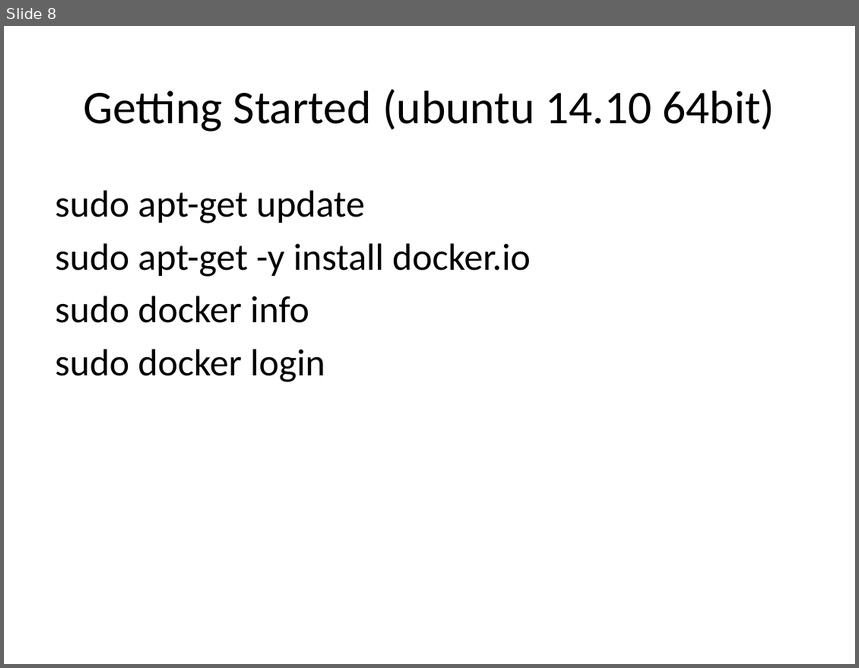
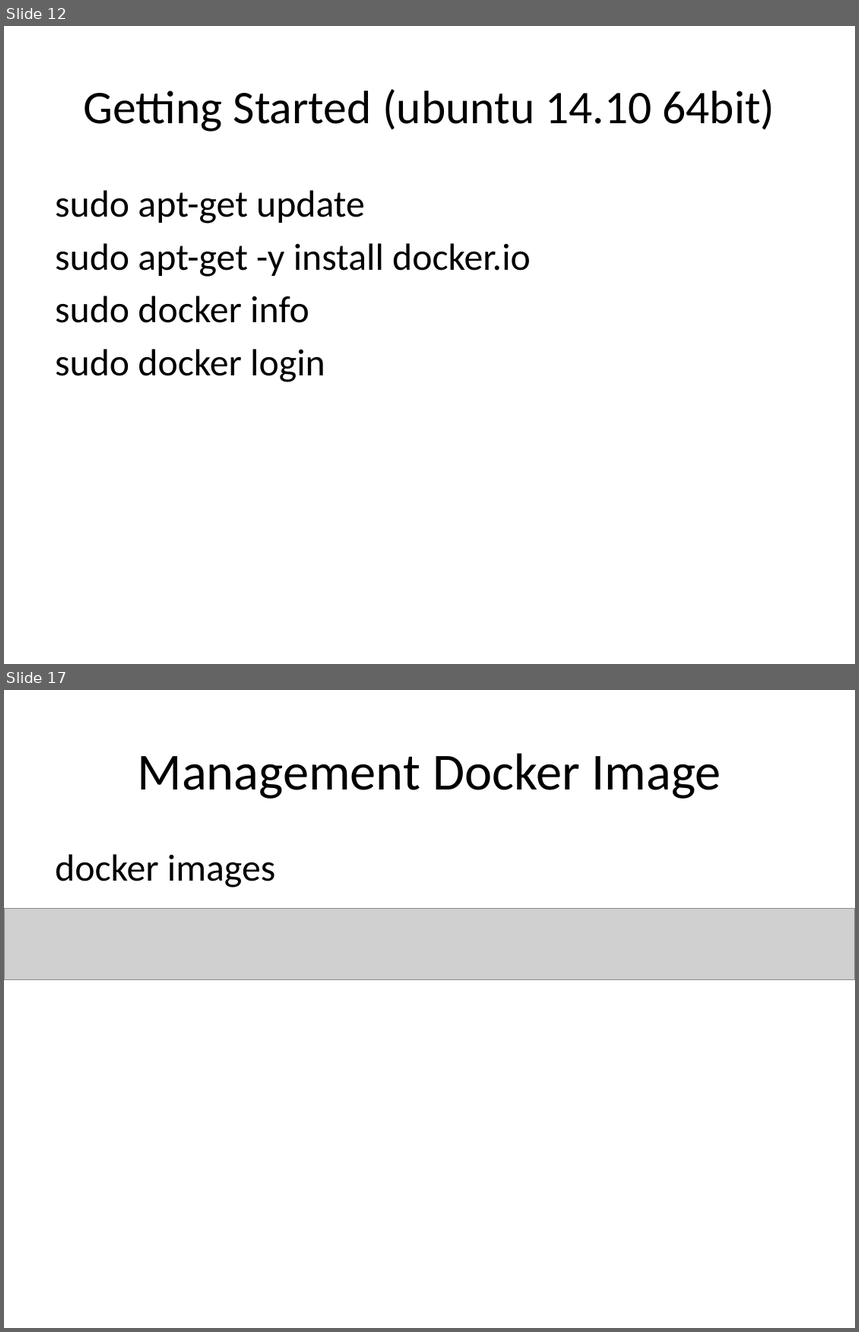
Before and after one commit to jerrywu2013/Docker, a slide deck: Docker.pptx. Shown one above the other, each under a label of ours: slide 8 before the commit, slides 12 and 17 after it; the slides between them are not shown. The pictures are 859x668 and 859x1332 pixels, drawn with LibreOffice and Linux fonts; fonts in the diff are those of the drawing; grey boxes stand for pictures; background and template pictures are left out. Boxes give left, top, right and bottom in pixels: in the first picture for what was removed or moved away, otherwise in the second. Text is boxed around its words. In the diff, an @@ line names an element or a change of style, - is before the commit and + after.

```diff
--- a/Docker.pptx
+++ b/Docker.pptx
@@ slide 17 added at box(4, 690, 855, 1328), background picture (left out) @@
@@ title added at box(138, 753, 721, 799), 44 pt, text #000000 @@
+Management Docker Image
@@ text added at box(55, 854, 275, 888), 32 pt, text #000000 @@
+docker images
@@ picture added at box(4, 909, 855, 980) @@
@@ what was slide 8 is now slide 12 @@
```
Also in this commit, not shown: 2 slides changed, 10 other slides added.
